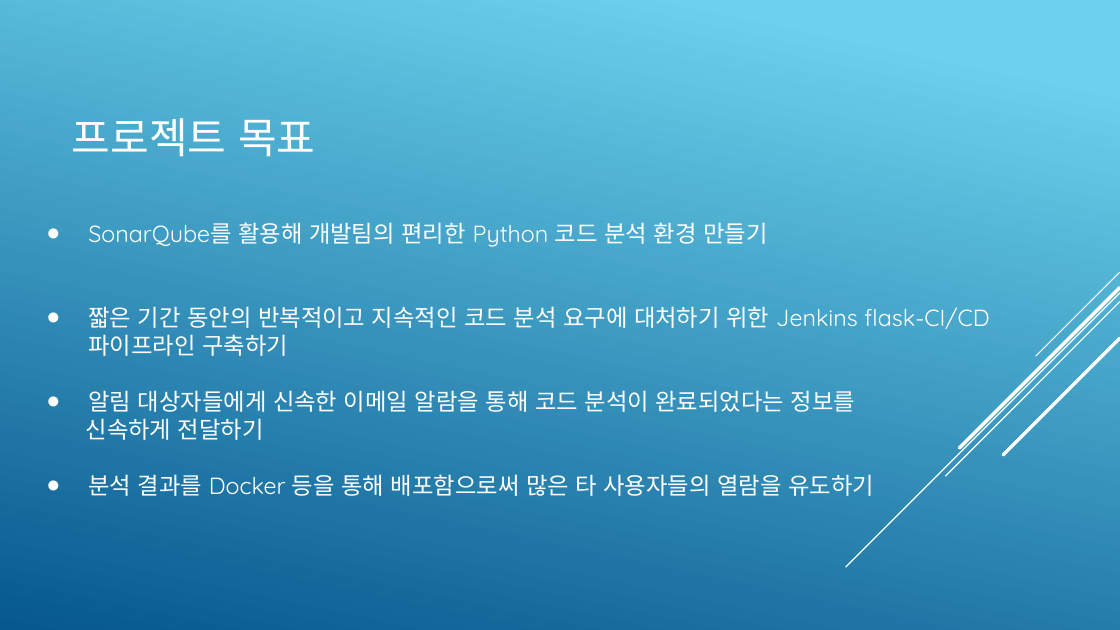
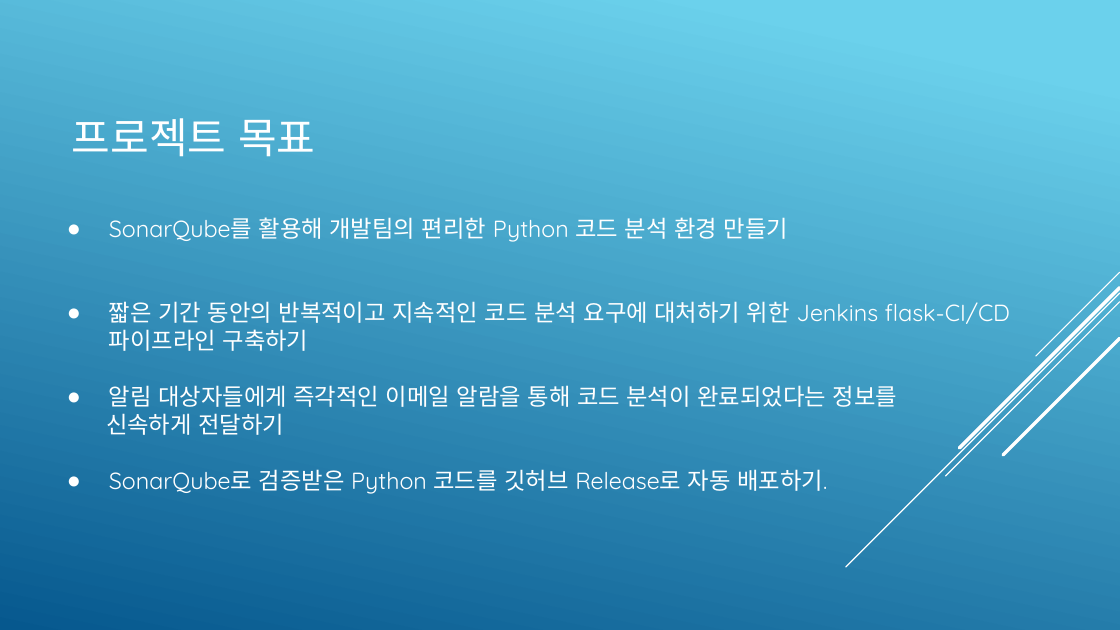
Before and after one commit to KimJeongHoon190/First_Project, a slide deck: slide 4 of 제출자료/최종 발표 프레젠테이션(김정훈).pptx. Drawn at 1120x630 pixels with LibreOffice and Linux fonts; fonts in the diff are those of the drawing. Boxes give left, top, right and bottom in pixels: in the first picture for what was removed or moved away, otherwise in the second. Text is boxed around its words. In the diff, an @@ line names an element or a change of style, - is before the commit and + after.

```diff
--- a/제출자료/최종 발표 프레젠테이션(김정훈).pptx
+++ b/제출자료/최종 발표 프레젠테이션(김정훈).pptx
@@ text "SonarQube를 활용해 개발팀의 편리한 Python ...": place and size @@
-text "SonarQube를 활용해 개발팀의 편리한 Python ..." at bbox=[86, 222, 989, 496]
+text "SonarQube를 활용해 개발팀의 편리한 Python ..." at bbox=[106, 217, 1010, 494]
@@ text at bbox=[109, 385, 897, 407]: text changed @@
-● 알림 대상자들에게 신속한 이메일 알람을 통해 코드 분석이 완료되었다는 정보를
+● 알림 대상자들에게 즉각적인 이메일 알람을 통해 코드 분석이 완료되었다는 정보를
@@ text at bbox=[109, 469, 827, 494]: text changed @@
-● 분석 결과를 Docker 등을 통해 배포함으로써 많은 타 사용자들의 열람을 유도하기
+● SonarQube로 검증받은 Python 코드를 깃허브 Release로 자동 배포하기.
```
Also in this commit, not shown: 4 other slides changed.
